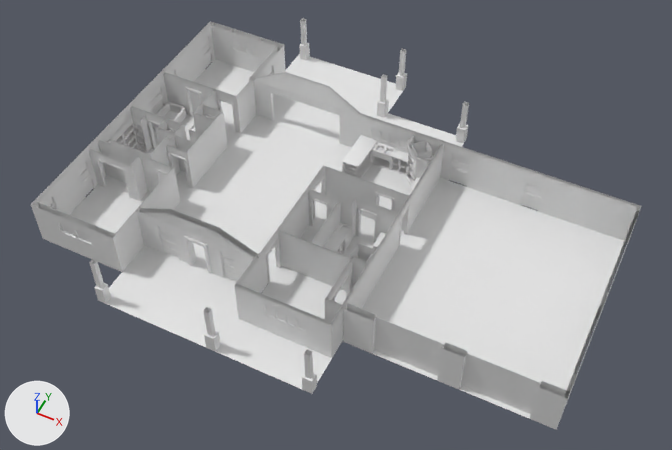
A saved change to the Blender file Assets/scenes/home.blend.
Rendered twice from a 50 mm lens placed at (35.7, -54.0, 60.7), pointed at (11.8, -6.2, 1.0). The lights are fixed; the arrows at lower left show +X, +Y and +Z. The first picture is the older version. Materials are left out; every surface is plain grey. Objects named as collision shapes, trigger or cutter boxes, shadow casters or lower levels of detail are left out.

Objects in the first picture: 'base', 'floor'.
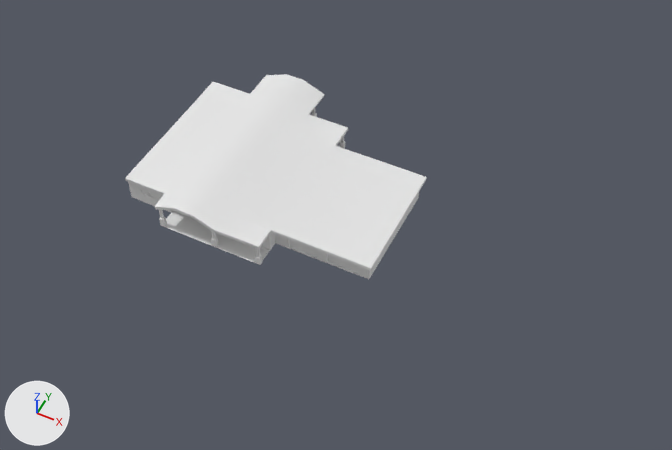
Where the change shows, as pixel boxes (x1, y1, x2, y2) in the pictures (672 x 450 px; the box of a moved part takes in the faces that stretch with it):
'base', reshaped, moved (50% narrower, 50% shorter)
    before: (31, 18, 641, 430)
    after: (125, 74, 427, 279)
'floor', deleted
    before: (70, 54, 627, 419)
part 1 of me_plane_007, moved or reshaped (not visible afterwards)
    before: (342, 135, 377, 178)
part 2 of me_plane_007, moved or reshaped (not visible afterwards)
    before: (411, 178, 420, 189)
part 3 of me_plane_007, moved or reshaped (not visible afterwards)
    before: (371, 142, 396, 170)
part 4 of me_plane_007, moved or reshaped (not visible afterwards)
    before: (390, 156, 407, 175)
part 5 of me_plane_007, moved or reshaped (not visible afterwards)
    before: (152, 102, 186, 132)
part 6 of me_plane_007, moved or reshaped (not visible afterwards)
    before: (335, 223, 352, 250)
part 7 of me_plane_007, moved or reshaped (not visible afterwards)
    before: (324, 232, 347, 252)
part 8 of me_plane_007, moved or reshaped (not visible afterwards)
    before: (337, 240, 345, 254)
part 9 of me_plane_007, moved or reshaped (not visible afterwards)
    before: (350, 243, 376, 264)
part 10 of me_plane_007, moved or reshaped (not visible afterwards)
    before: (406, 139, 433, 186)
part 11 of me_plane_007, moved or reshaped (not visible afterwards)
    before: (344, 157, 370, 174)
part 12 of me_plane_007, moved or reshaped (not visible afterwards)
    before: (344, 160, 370, 177)
part 13 of me_plane_007, moved or reshaped (not visible afterwards)
    before: (344, 153, 371, 171)
part 14 of me_plane_007, moved or reshaped (not visible afterwards)
    before: (407, 134, 430, 165)
part 15 of me_plane_007, deleted
    before: (31, 18, 641, 430)
part 16 of me_plane_007, reshaped
    before: (107, 86, 219, 159)
    after: (125, 74, 427, 279)

Edits to the bpy script that builds the scene:
```text
Change me_plane_007:
    used by ob_base; location = (-2.31, -2.8, -0.01)
    remove me_plane_007.from_pydata(...)  # 12756 vertices, 11362 faces; spans x -8.2..37.1, y -18.6..17.2, z 0.0..6.1
    add me_plane_007.from_pydata(...)  # 13023 vertices, 11529 faces; spans x -6.6..17.0, y -12.4..7.3, z 0.0..3.3
    me_plane_007 part 1: the loose piece of 77 vertices spanning x 11.6..13.2, y 2.9..6.8, z 0.0..2.0 is scaled about its middle by 0.509, then moved by (-8.4, -5.2, -0.5)
    me_plane_007 part 2: the loose piece of 36 vertices spanning x 18.3..19.5, y 2.6..4.2, z 0.0..1.8 is scaled about its middle by 0.509, then moved by (-11.6, -4.5, -0.5)
    me_plane_007 part 3: the loose piece of 31 vertices spanning x 13.2..15.1, y 5.7..6.8, z 0.0..1.8 is scaled about its middle by 0.509, then moved by (-9.3, -5.9, -0.5)
    me_plane_007 part 4: the loose piece of 57 vertices spanning x 15.1..16.8, y 5.7..6.7, z 0.0..1.8 is scaled about its middle by 0.509, then moved by (-10.2, -5.8, -0.5)
    me_plane_007 part 5: the loose piece of 168 vertices spanning x -7.7..-5.6, y 0.5..3.7, z 0.0..1.1 is scaled about its middle by 0.509, then moved by (0.9, -3.8, -0.3)
    me_plane_007 part 6: the loose piece of 15 vertices spanning x 14.7..15.7, y -4.9..-3.6, z 0.0..1.8 is scaled about its middle by 0.509, then moved by (-9.8, -0.7, -0.5)
    me_plane_007 part 7: the loose piece of 9 vertices spanning x 14.7..15.8, y -8.7..-4.9, z 1.8..1.9 is scaled about its middle by 0.509, then moved by (-9.8, 0.5, -0.9)
    me_plane_007 part 8: the loose piece of 79 vertices spanning x 15.1..15.7, y -8.7..-4.9, z 0.0..1.8 is scaled about its middle by 0.509, then moved by (-9.9, 0.5, -0.5)
    me_plane_007 part 9: the loose piece of 32 vertices spanning x 17.9..19.5, y -8.7..-6.9, z 0.0..4.2 is scaled about its middle by 0.509, then moved by (-11.5, 1.0, -1.0)
    me_plane_007 part 10: the loose piece of 56 vertices spanning x 16.8..19.5, y 4.2..6.8, z 0.0..4.3 is scaled about its middle by 0.509, then moved by (-11.2, -5.5, -1.1)
    me_plane_007 part 11: the loose piece of 12 vertices spanning x 11.7..13.2, y 3.0..5.6, z 0.9..1.0 is scaled about its middle by 0.509, then moved by (-8.4, -4.9, -0.5)
    me_plane_007 part 12: the loose piece of 12 vertices spanning x 11.7..13.2, y 3.0..5.6, z 0.5..0.6 is scaled about its middle by 0.509, then moved by (-8.4, -4.9, -0.3)
    me_plane_007 part 13: the loose piece of 12 vertices spanning x 11.7..13.2, y 3.0..5.6, z 1.3..1.4 is scaled about its middle by 0.509, then moved by (-8.4, -4.9, -0.7)
    me_plane_007 part 14: the loose piece of 20 vertices spanning x 16.7..19.5, y 4.1..6.8, z 3.8..4.3 is scaled about its middle by 0.509, then moved by (-11.2, -5.5, -2.0)
    me_plane_007 part 15: 411 loose pieces with 7142 vertices, spanning x -8.2..37.1, y -18.6..17.2, z 0.0..6.1, are deleted
    me_plane_007 part 16: 3 vertices moved within x -4.9..-2.2, y -5.7..3.8, z 0.0..1.0; 473 vertices removed from x -7.7..14.6, y -6.3..3.8, z 0.0..4.3; 7861 vertices added at x -6.6..17.0, y -12.4..7.3, z 0.0..3.3
    other edits to the shape of me_plane_007 do not show in these pictures
Change ob_base:
    ob_base.location: (-2.31, -2.8, -0.01) -> (0.0, 0.0, 0.0)
Remove ob_floor:
    ob_floor = bpy.data.objects.new('floor', me_plane_006)
    ob_floor.location = (-2.31, -2.8, -0.01)
```
